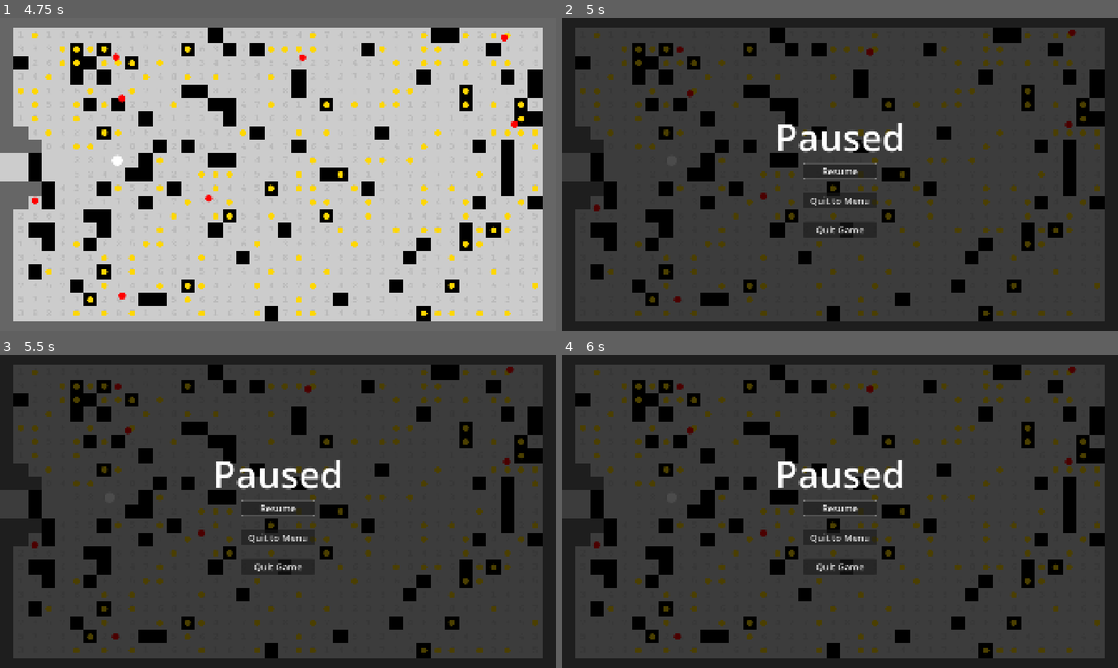
Above: before the commit, frames 1-4 (two rows, left to right).
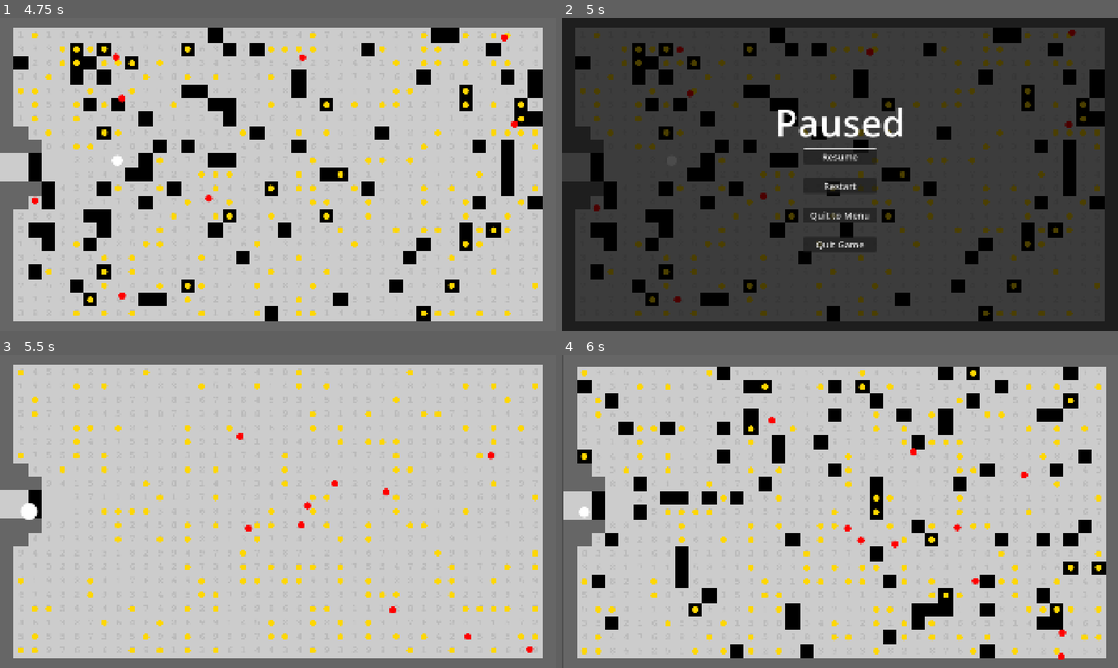
Above: after the commit, the same moments.

Repository: njamster/gmtk_jam_2026
Game: Godot game, scene res://main_menu.tscn
Same seed, same stepped clock (60 frames per second), same inputs: the game is played once before the commit and once after it.
Inputs (mouse positions are in pixels of both pictures, inside the frame that each line leads up to):
- Up to frame 1 (4.75 s): click "Singleplayer" at 0.5 s; tap Enter at 1.25 s; hold D (move_right) 1.28-2.03 s; tap Shift every 0.75 s from 1.35 to 4.35 s; hold S (move_down) 2.03-2.78 s; hold D (move_right) 2.78-3.53 s; hold W (move_up) 3.53-4.28 s; hold A (move_left) from 4.28 s (still down)
- Up to frame 2 (5 s): keep holding A (move_left); tap P (paused) at 4.9 s
- Up to frame 3 (5.5 s): release A (move_left) at 5 s; click (278, 524) at 5 s, where only the run after the commit has a clickable "Restart"
- Up to frame 4 (6 s): hold A (move_left) from 5.78 s (still down); tap Shift at 5.85 s

Frame 1 is identical in both runs. In frame 2, 2.3% of the frame differs, in the area x 38-62%, y 28-74%; in frame 3, 100%, in the area x 0-100%, y 0-100%; in frame 4, 99%.

Commit message:
Remove restart and toggle_mute actions

Diff:
--- a/autoloads/global.gd
+++ b/autoloads/global.gd
@@ -68,13 +68,6 @@
 
 
 func _unhandled_input(event: InputEvent) -> void:
-	if event.is_action_pressed("restart"):
-		get_tree().reload_current_scene()
-		reset_stats()
-	elif event.is_action_pressed("toggle_mute"):
-		var master_id := AudioServer.get_bus_index("Master")
-		AudioServer.set_bus_mute(master_id, not AudioServer.is_bus_mute(master_id))
-
 	if OS.is_debug_build():
 		if event is InputEventKey and event.keycode == KEY_SHIFT:
 			if event.pressed:
--- a/autoloads/pause_menu/pause_menu.gd
+++ b/autoloads/pause_menu/pause_menu.gd
@@ -7,6 +7,7 @@
 	process_mode = Node.PROCESS_MODE_ALWAYS
 
 	%Buttons/Resume.pressed.connect(_resume)
+	%Buttons/Restart.pressed.connect(_restart)
 	%Buttons/QuitToMenu.pressed.connect(_quit_to_menu)
 
 	if OS.get_name() == "web":
@@ -37,6 +38,11 @@
 	hide()
 
 
+func _restart() -> void:
+	get_tree().reload_current_scene()
+	hide()
+
+
 func _quit_to_menu():
 	get_tree().change_scene_to_file("res://main_menu.tscn")
 	hide()
--- a/autoloads/pause_menu/pause_menu.tscn
+++ b/autoloads/pause_menu/pause_menu.tscn
@@ -47,6 +47,12 @@
 theme_override_font_sizes/font_size = 32
 text = "Resume"
 
+[node name="Restart" type="Button" parent="VBox/Buttons" unique_id=1927174153]
+custom_minimum_size = Vector2(250, 0)
+layout_mode = 2
+theme_override_font_sizes/font_size = 32
+text = "Restart"
+
 [node name="QuitToMenu" type="Button" parent="VBox/Buttons" unique_id=1120991008]
 custom_minimum_size = Vector2(250, 0)
 layout_mode = 2
--- a/project.godot
+++ b/project.godot
@@ -52,12 +52,6 @@
 "deadzone": 0.2,
 "events": [Object(InputEventKey,"resource_local_to_scene":false,"resource_name":"","device":-1,"window_id":0,"alt_press …(192 unchanged characters)…
 , Object(InputEventJoypadButton,"resource_local_to_scene":false,"resource_name":"","device":-1,"button_index":6,"pressure":0.0,"pressed":true,"script":null)
-]
-}
-restart={
-"deadzone": 0.2,
-"events": [Object(InputEventKey,"resource_local_to_scene":false,"resource_name":"","device":-1,"window_id":0,"alt_pressed":false,"shift_pressed":false,"ctrl_pressed":false,"meta_pressed":false,"pressed":false,"keycode":0,"physical_keycode":82,"key_label":0,"unicode":114,"location":0,"echo":false,"script":null)
-, Object(InputEventJoypadButton,"resource_local_to_scene":false,"resource_name":"","device":-1,"button_index":4,"pressure":0.0,"pressed":true,"script":null)
 ]
 }
 toggle_mute={
